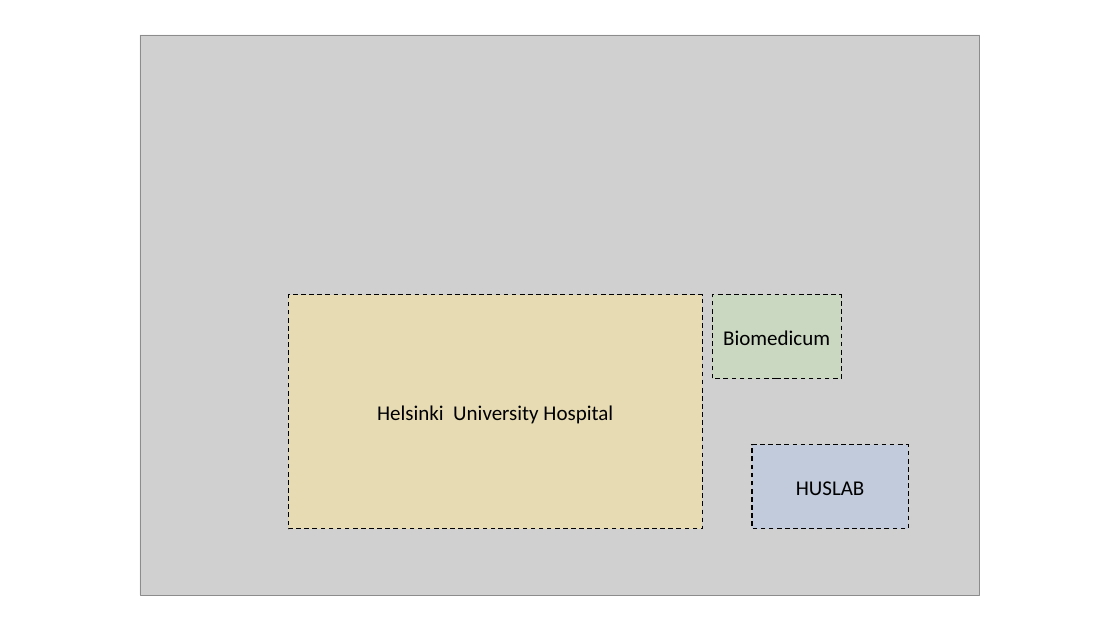
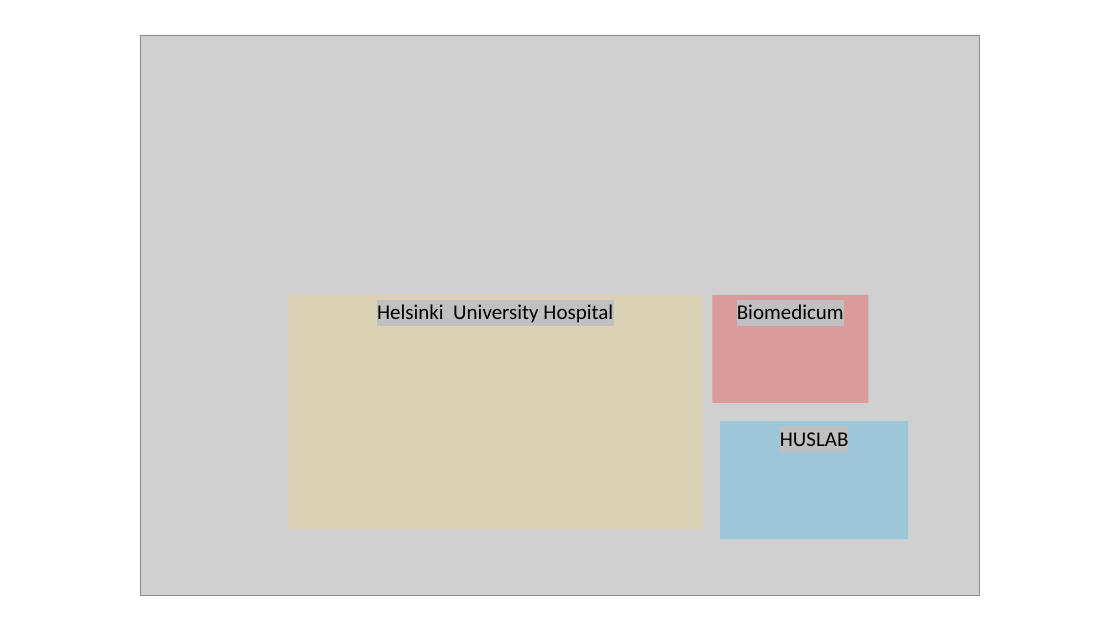
Before and after one commit to obruck/hematoscope, a slide deck: slide 1 of images/meilahti.pptx. Drawn at 1120x630 pixels with LibreOffice and Linux fonts; fonts in the diff are those of the drawing; grey boxes stand for pictures. Boxes give left, top, right and bottom in pixels: in the first picture for what was removed or moved away, otherwise in the second. Text is boxed around its words. In the diff, an @@ line names an element or a change of style, - is before the commit and + after.

```diff
--- a/images/meilahti.pptx
+++ b/images/meilahti.pptx
@@ rectangle "Helsinki University Hospital" at (288, 295, 702, 529): highlight none to #C0C0C0; vertical alignment middle to top; fill #FFE699 at 50% opacity to #FFD966 at 25% opacity; outline #000000 1 pt dashed to none @@
@@ rectangle "Biomedicum": place and size @@
-rectangle "Biomedicum" at (712, 295, 841, 379)
+rectangle "Biomedicum" at (712, 295, 869, 403)
@@ rectangle "Biomedicum" at (712, 295, 869, 403): highlight none to #C0C0C0; vertical alignment middle to top; fill #C5E0B4 at 50% opacity to #FF0000 at 25% opacity; outline #000000 1 pt dashed to none @@
@@ rectangle "HUSLAB": place and size @@
-rectangle "HUSLAB" at (752, 445, 908, 529)
+rectangle "HUSLAB" at (720, 421, 908, 539)
@@ rectangle "HUSLAB" at (720, 421, 908, 539): highlight none to #C0C0C0; vertical alignment middle to top; fill #B4C7E7 at 50% opacity to #00B0F0 at 25% opacity; outline #000000 1 pt dashed to none @@
```
Also in this commit, not shown: 4 other files.
